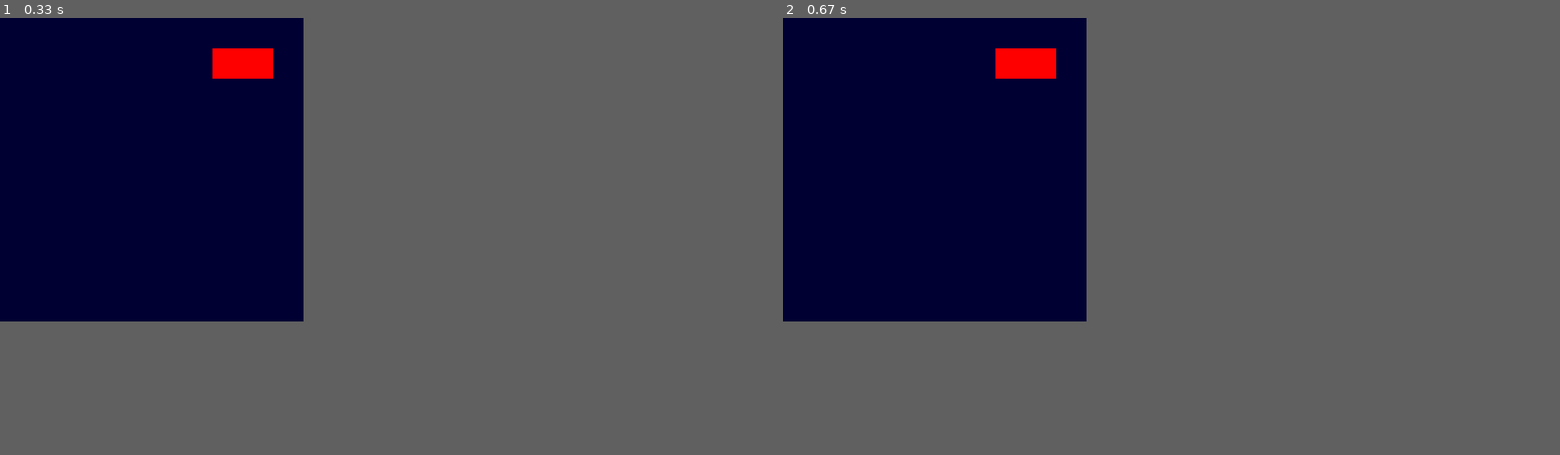
Above: before the commit, frames 1-2 (left to right).
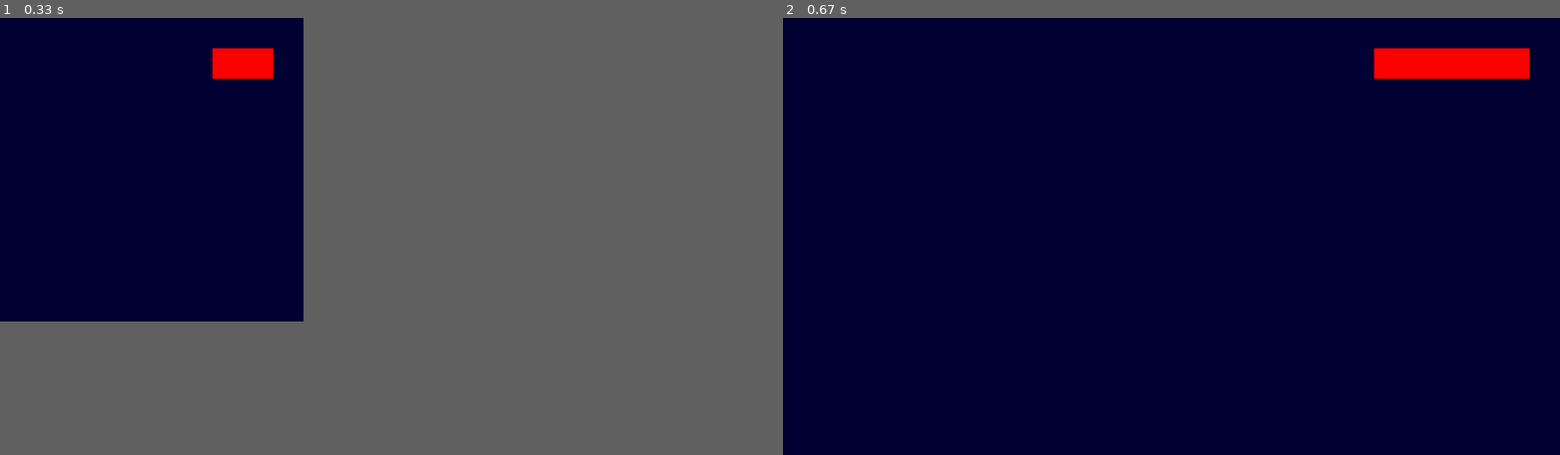
Above: after the commit, the same moments.

Repository: Megapok97/SweetCoderPygameChess
Game: pygame game, started from Menu.py
Same seed, same stepped clock (60 frames per second), same inputs: the game is played once before the commit and once after it.
Inputs:
- Up to frame 1 (0.33 s): no input
- Up to frame 2 (0.67 s): tap F at 0.33 s
In frame 2 the window is 500x500 before the commit and 1280x720 after it. Grey fills any space a smaller window leaves; there, only what the larger window draws over its background counts as a difference.

Frame 1 is identical in both runs. In frame 2, 1.9% of the frame differs, in the area x 27-97%, y 6-14%.

Commit message:
Что то потыкал. В основном работа с фулскрином

Diff:
--- a/Menu.py
+++ b/Menu.py
@@ -1,15 +1,17 @@
-import pygame, sys
+import pygame
+import sys
+from pygame.locals import *
 
-mainCloack = pygame.time.Clock()
-from pygame.locals import *
+main_cloak = pygame.time.Clock()
 pygame.init()
 pygame.display.set_caption('Menu')
+monitor_size = [pygame.display.Info().current_w, pygame.display.Info().current_h]
+game_size = [500, 500]
 screen = pygame.display.set_mode((500, 500), pygame.RESIZABLE)
 fs = False
 run = True
 while run:
     screen.fill((0, 0, 50))
-
     pygame.draw.rect(screen, (255, 0, 0), pygame.Rect(screen.get_width()-50-(screen.get_width()/5), 50, screen.get_width()/5, 50))
     for event in pygame.event.get():
         if event.type == QUIT:
@@ -26,10 +28,9 @@
                 sys.exit()
             if event.key == K_f:
                 fs = not fs
-                print(fs)
                 if fs:
-                    screen = pygame.display.set_mode((screen.get_width(), screen.get_height()), pygame.FULLSCREEN)
+                    screen = pygame.display.set_mode(monitor_size, pygame.FULLSCREEN)
                 else:
-                    screen = pygame.display.set_mode((screen.get_width(), screen.get_height()), pygame.RESIZABLE)
+                    screen = pygame.display.set_mode(game_size, pygame.RESIZABLE, pygame.NOFRAME)
     pygame.display.update()
-    mainCloack.tick(60)
+    main_cloak.tick(30)
--- a/chess_items.py
+++ b/chess_items.py
@@ -18,6 +18,7 @@
         self.__all_cells = pg.sprite.Group()
         self.__all_pieces = pg.sprite.Group()
         self.__all_areas = pg.sprite.Group()
+        self.__block = pg.sprite.Group()
         self.__inputbox = None
         self.__pressed_cell = None
         self.__picked_piece = None
@@ -84,6 +85,10 @@
                 i * self.__size + (self.__size - number.get_rect().height) // 2  # Y
             )
                         )
+        n_rows1 = Block(n_rows)
+        self.__block.add(n_rows1)
+        for i in self.__all_cells:
+            print(i.image)
         return n_rows, n_lines
 
     def __create_all_cells(self):
@@ -153,7 +158,6 @@
 
     def btn_down(self, button_type: int, position: tuple):
         self.__pressed_cell = self.__get_cell(position)
-        print(button_type)
         if self.__pressed_cell is not None and self.__pressed_cell.field_name != 'inputbox':
             self.__inputbox.deactivate()
             if button_type == 1:
@@ -167,6 +171,7 @@
 
     def btn_up(self, button_type: int, position: tuple):
         released_cell = self.__get_cell(position)
+
         if (released_cell is not None) and (released_cell == self.__pressed_cell):
             if button_type == 3:
                 self.__mark_cell(released_cell)
@@ -327,3 +332,10 @@
             self.image.fill(ACTIVE_CELL_COLOR)
         self.rect = pg.Rect(coords, area_size)
         self.field_name = cell.field_name
+
+
+class Block(pg.sprite.Sprite):
+    def __init__(self, sf: pg.Surface):
+        pg.sprite.Sprite.__init__(self)
+        self.image = [sf.get_width(), sf.get_height()]
+        self.rect = sf.get_rect()
--- a/main.py
+++ b/main.py
@@ -9,7 +9,6 @@
 run = True
 while run:
     clock.tick(FPS)
-    pg.display.update()
     for event in pg.event.get():
         if event.type == pg.QUIT:
             pg.quit()
